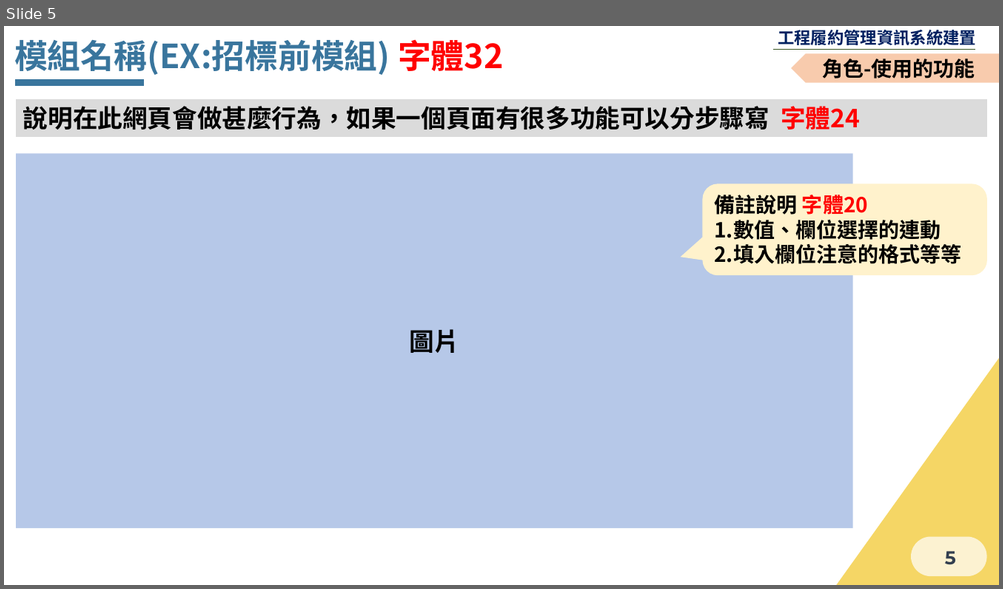
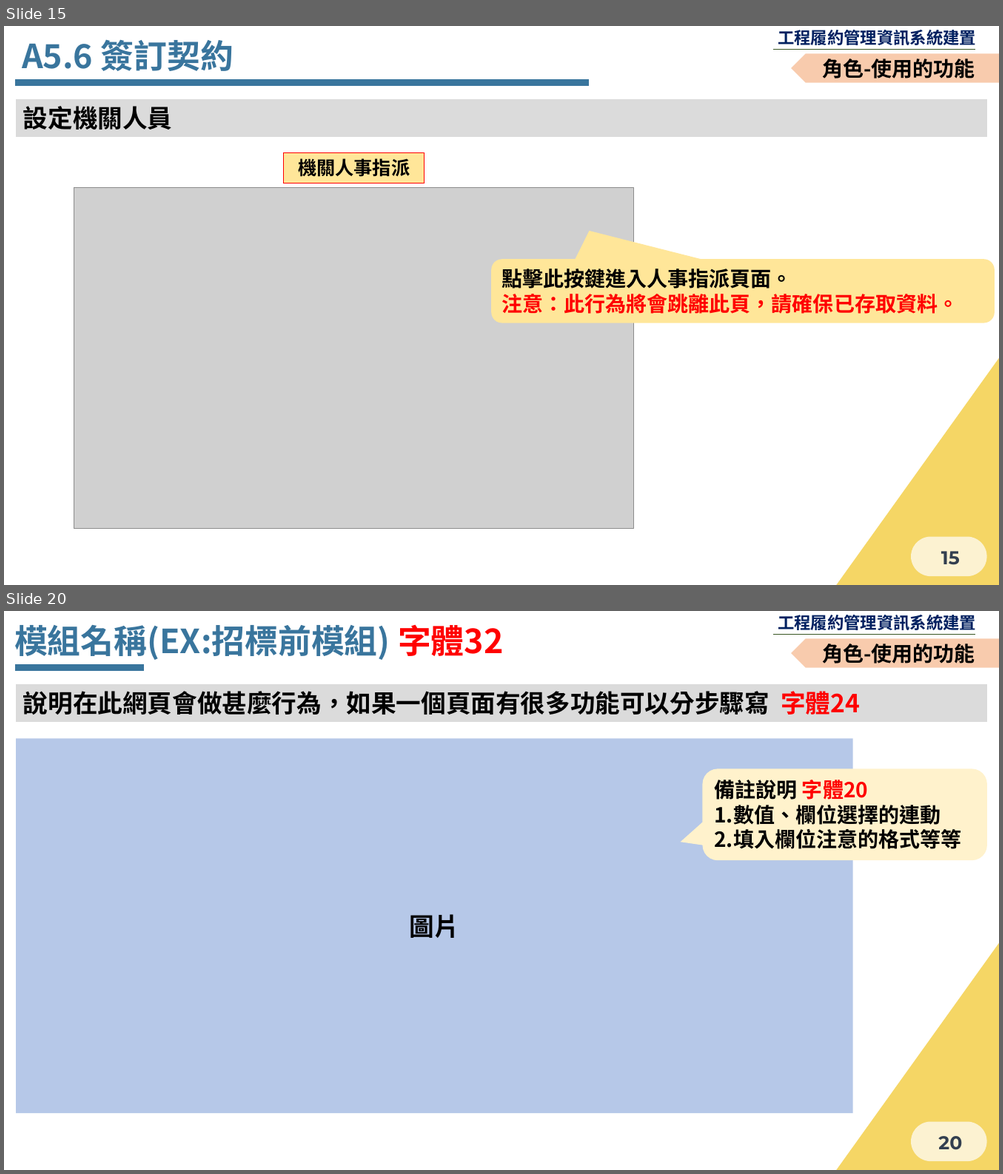
Before and after one commit to Menigo/SunriseDocument, a slide deck: 決標後.pptx. Shown one above the other, each under a label of ours: slide 5 before the commit, slides 15 and 20 after it; the slides between them are not shown. The pictures are 1003x589 and 1003x1174 pixels, drawn with LibreOffice and Linux fonts; fonts in the diff are those of the drawing; grey boxes stand for pictures; background and template pictures are left out. Boxes give left, top, right and bottom in pixels: in the first picture for what was removed or moved away, otherwise in the second. Text is boxed around its words. In the diff, an @@ line names an element or a change of style, - is before the commit and + after.

```diff
--- a/決標後.pptx
+++ b/決標後.pptx
@@ slide 15 added at [4,26,999,585], background #F5D665; not listed: 8 template elements that a slide beside it also shows @@
@@ text added at [22,39,233,71], 32 pt, text #39759D, bold @@
+A5.6 簽訂契約
@@ pentagon arrow added at [791,53,999,83], fill #F8CBAD, 20 pt, text #000000, bold @@
+角色-使用的功能
@@ line added from (15, 83) to (588, 83), #39759D 6 pt @@
@@ rectangle added at [16,99,987,136], fill #DBDBDB, 24 pt, text #000000, bold @@
+設定機關人員
@@ rectangle added at [284,153,424,183], fill #FFE699, outline #FF0000 0.75 pt, 18 pt, text #000000, bold @@
+機關人事指派
@@ picture added at [74,187,634,529] @@
@@ rounded speech box added at [491,260,994,323], fill #FFE699, 20 pt, text #FF0000, bold @@
+點擊此按鍵進入人事指派頁面。
+注意：此行為將會跳離此頁，請確保已存取資料。
@@ what was slide 5 is now slide 20 @@
@@ page number at [938,1136,962,1150]: text changed @@
-5
+20
```
Also in this commit, not shown: 3 slides changed, 14 other slides added.
